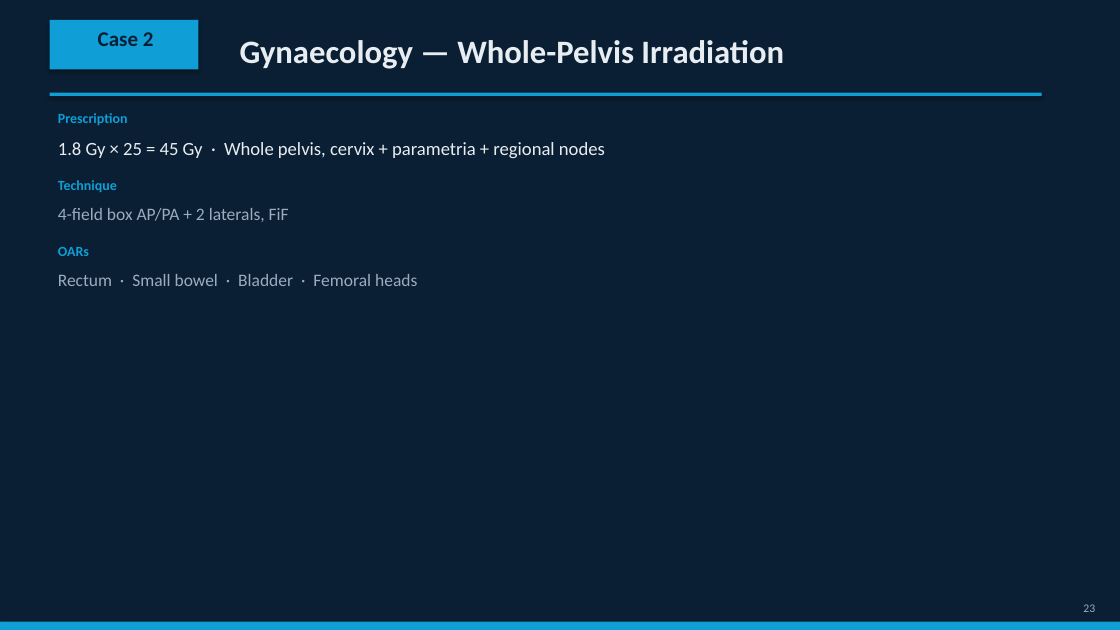
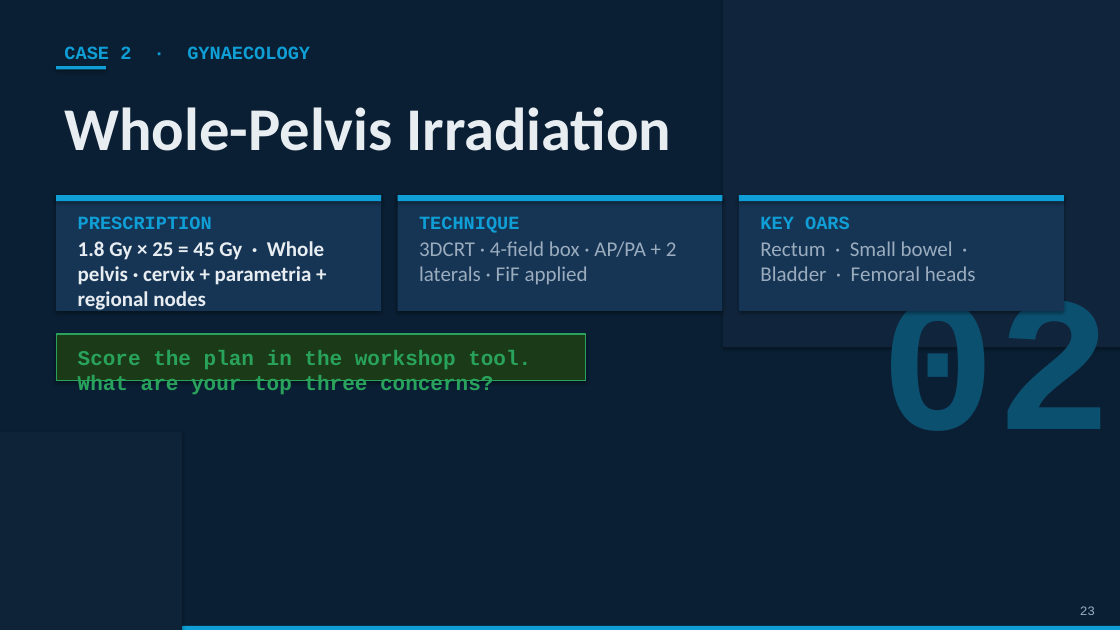
Before and after one commit to Tamerone/3DCRT-Evaluation-Workshop, a slide deck: slide 23 of 3DCRT_Workshop_Deck_v2.pptx. Drawn at 1120x630 pixels with LibreOffice and Linux fonts; fonts in the diff are those of the drawing. Boxes give left, top, right and bottom in pixels: in the first picture for what was removed or moved away, otherwise in the second. Text is boxed around its words. In the diff, an @@ line names an element or a change of style, - is before the commit and + after.

```diff
--- a/3DCRT_Workshop_Deck_v2.pptx
+++ b/3DCRT_Workshop_Deck_v2.pptx
@@ rectangle added at (723,0,1120,348), fill #10253C @@
@@ text at (64,46,310,59): text changed; size 18 to 16 pt; font Calibri to Courier New; text colour #0A1F33 to #0F9ED5 @@
-Case 2
+CASE 2 · GYNAECOLOGY
@@ text removed at (240,40,784,69) @@
-Gynaecology — Whole-Pelvis Irradiation
@@ rectangle: place and size @@
-rectangle at (50,20,198,70)
+rectangle at (56,66,106,70)
@@ rectangle removed at (50,92,1042,96) @@
@@ text at (64,107,671,151): text changed; size 16 to 52 pt; bold on @@
-1.8 Gy × 25 = 45 Gy · Whole pelvis, cervix + parametria + regional nodes
+Whole-Pelvis Irradiation
@@ rectangle added at (56,195,381,311), fill #163554 @@
@@ rectangle added at (56,195,381,201), fill #0F9ED5 @@
@@ rectangle added at (397,195,723,311), fill #163554 @@
@@ rectangle added at (397,195,723,201), fill #0F9ED5 @@
@@ rectangle added at (739,195,1065,311), fill #163554 @@
@@ rectangle added at (739,195,1065,201), fill #0F9ED5 @@
@@ text at (78,216,212,229): text changed; size 12 to 16 pt; font Calibri to Courier New @@
-Prescription
+PRESCRIPTION
@@ text at (419,216,519,233): text changed; size 12 to 16 pt; font Calibri to Courier New @@
-Technique
+TECHNIQUE
@@ text "Rectum · Small bowel · ...": place and size @@
-text "Rectum · Small bowel · ..." at (58,274,417,286)
+text "Rectum · Small bowel · ..." at (760,241,976,281)
@@ text "Rectum · Small bowel · ..." at (760,241,976,281): size 15 to 18 pt @@
@@ text at (760,216,850,229): text changed; size 12 to 16 pt; font Calibri to Courier New @@
-OARs
+KEY OARS
@@ text added at (78,241,324,313), 18 pt, text #E8EDF2, bold @@
+1.8 Gy × 25 = 45 Gy · Whole pelvis · cervix + parametria + regional nodes
@@ text at (419,241,677,285): text changed; size 15 to 18 pt @@
-4-field box AP/PA + 2 laterals, FiF
+3DCRT · 4-field box · AP/PA + 2 laterals · FiF applied
@@ text added at (881,301,1112,431), 165 pt, text #0C5070, bold @@
+02
@@ rectangle added at (56,334,586,381), fill #1A3A18, outline #29A35B 1 pt @@
@@ text added at (78,350,531,394), 18 pt, text #29A35B, bold @@
+Score the plan in the workshop tool. What are your top three concerns?
@@ rectangle added at (0,432,182,630), fill #0E2238 @@
@@ text "23" at (1080,606,1095,615): size 10 to 11 pt, font Calibri to Courier New @@
@@ rectangle: place and size @@
-rectangle at (0,622,1120,630)
+rectangle at (0,626,1120,630)
```
Also in this commit, not shown: 32 other slides changed, 6 slides added, 6 slides removed, 1 other file.
